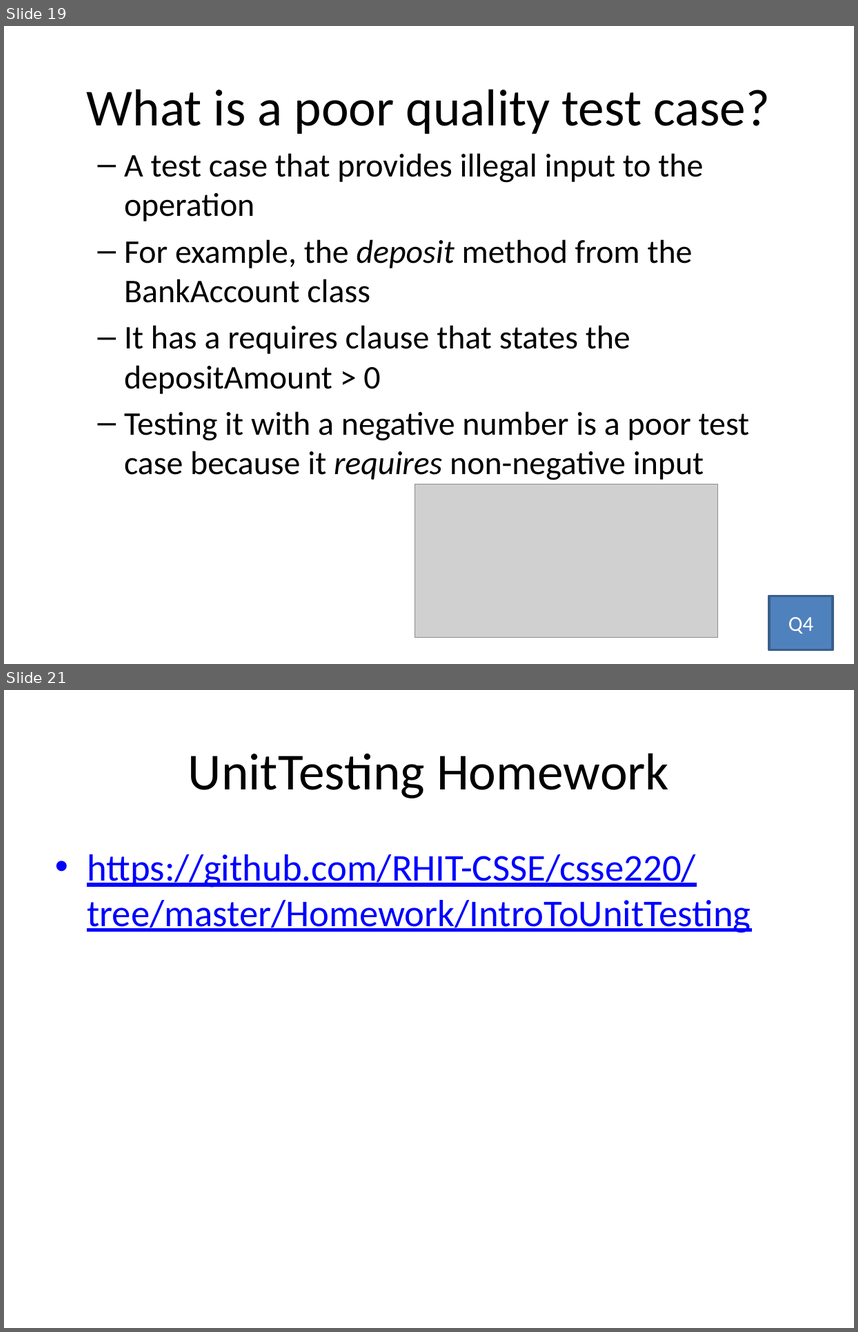
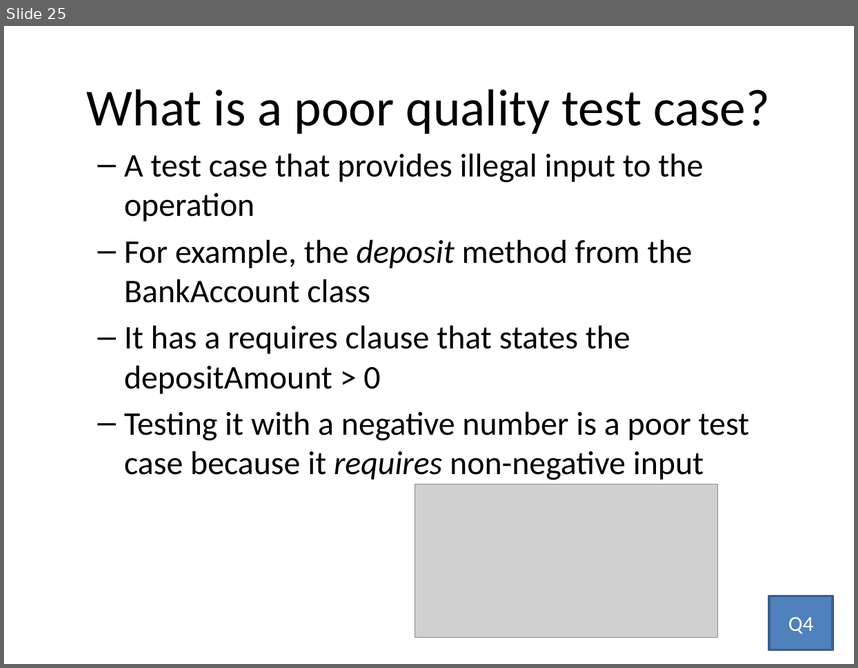
Before and after one commit to RHIT-CSSE/csse220, a slide deck: ClassMaterials/IntroToUnitTesting/Slides/UnitTesting.pptx. Shown one above the other, each under a label of ours: slides 19 and 21 before the commit, slide 25 after it; the slides between them are not shown. The pictures are 858x1332 and 858x668 pixels, drawn with LibreOffice and Linux fonts; fonts in the diff are those of the drawing; grey boxes stand for pictures. Boxes give left, top, right and bottom in pixels: in the first picture for what was removed or moved away, otherwise in the second. Text is boxed around its words. In the diff, an @@ line names an element or a change of style, - is before the commit and + after.

```diff
--- a/ClassMaterials/IntroToUnitTesting/Slides/UnitTesting.pptx
+++ b/ClassMaterials/IntroToUnitTesting/Slides/UnitTesting.pptx
@@ slide 21 removed at [4,690,854,1328], background #FFFFFF @@
@@ title removed at [188,753,669,798] @@
-UnitTesting Homework
@@ text removed at [87,854,751,933] @@
-• https://github.com/RHIT-CSSE/csse220/tree/master/Homework/IntroToUnitTesting
@@ what was slide 19 is now slide 25 @@
```
Also in this commit, not shown: 5 slides changed, 7 slides added.
